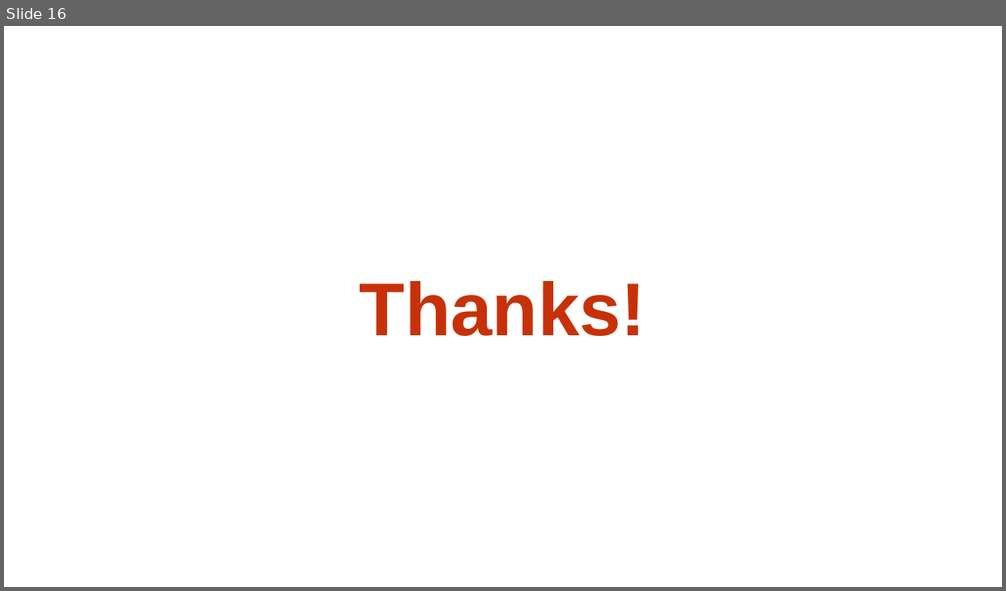
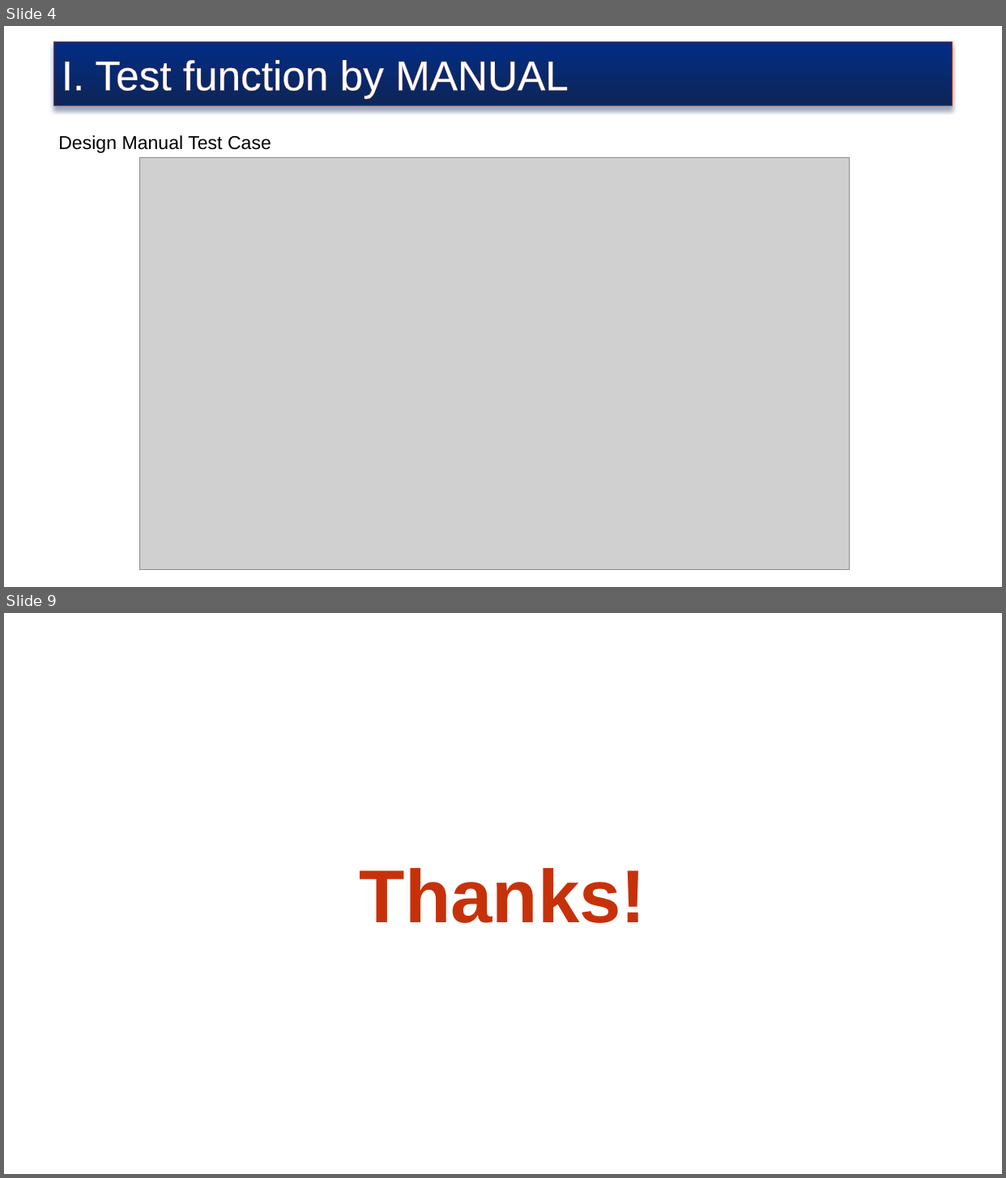
Before and after one commit to truyenkv/sharing, a slide deck: Sharing.pptx. Shown one above the other, each under a label of ours: slide 16 before the commit, slides 4 and 9 after it; the slides between them are not shown. The pictures are 1006x591 and 1006x1178 pixels, drawn with LibreOffice and Linux fonts; fonts in the diff are those of the drawing; grey boxes stand for pictures; background and template pictures are left out. Boxes give left, top, right and bottom in pixels: in the first picture for what was removed or moved away, otherwise in the second. Text is boxed around its words. In the diff, an @@ line names an element or a change of style, - is before the commit and + after.

```diff
--- a/Sharing.pptx
+++ b/Sharing.pptx
@@ slide 4 added at [4,26,1002,587], background picture (left out) @@
@@ rectangle added at [54,41,953,106], fill gradient #012D86 to #0E2557, outline #C73109 0.75 pt, 40 pt, text #FFFFFF @@
+I. Test function by MANUAL
@@ text added at [58,135,271,153], 18 pt, text #000000 @@
+Design Manual Test Case
@@ picture added at [139,158,849,570] @@
@@ what was slide 16 is now slide 9 @@
```
Also in this commit, not shown: 4 slides changed, 3 other slides added, 11 slides removed.
